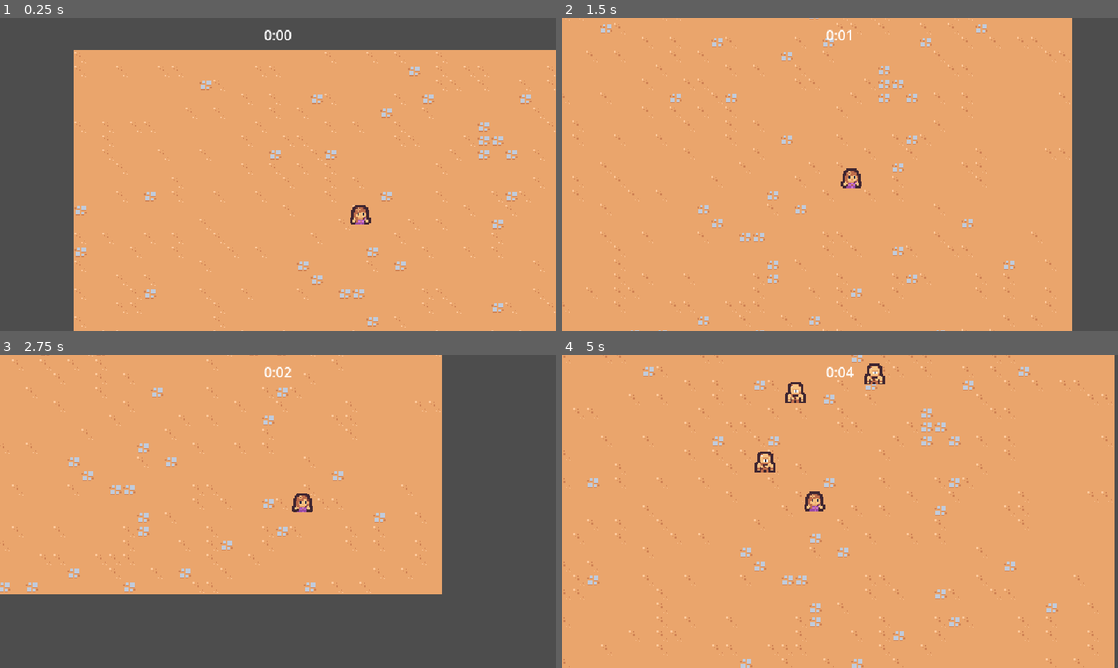
Above: before the commit, frames 1-4 (two rows, left to right).
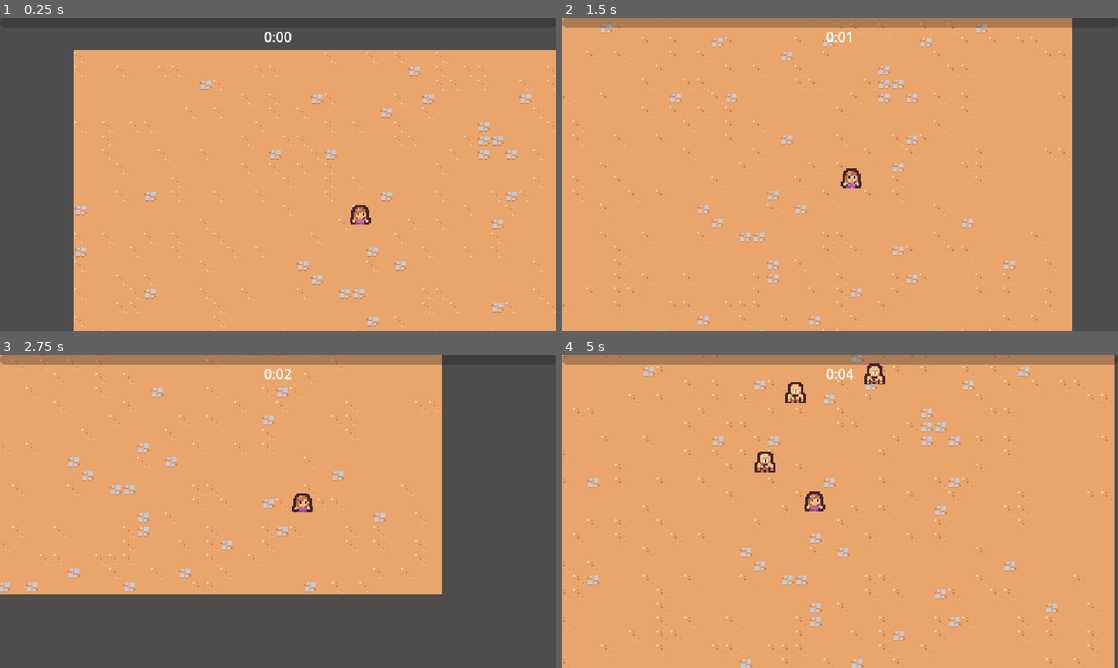
Above: after the commit, the same moments.

Repository: annehailer/cute-survivors
Game: Godot game, scene res://scenes/main/main.tscn
The game is run twice, just before and just after one commit, with the same random seed, the same clock (stepped at 60 frames per second) and the same inputs.
Inputs:
- Up to frame 1 (0.25 s): no input
- Up to frame 2 (1.5 s): hold Right (move_right) 0.53-1.28 s; hold Down (move_down) from 1.28 s (still down)
- Up to frame 3 (2.75 s): release Down (move_down) at 2.03 s; hold Right (move_right) from 2.03 s (still down)
- Up to frame 4 (5 s): release Right (move_right) at 2.78 s; hold Up (move_up) 2.78-3.53 s; hold Left (move_left) from 3.53 s (still down)

The runs differ from the first frame. In frame 1, 0.1% of the frame differs, in the area x 47-53%, y 3-8%; in frame 2, 2.9%; in frame 3, 2.6%; in frame 4, 3.2%, in the area x 0-100%, y 0-8%.

Commit message:
feat: resource upgrade

Diff:
--- /dev/null
+++ b/resources/upgrades/ability_upgrade.gd
@@ -0,0 +1,6 @@
+extends Resource
+class_name AbilityUpgrade
+
+@export var id: String
+@export var name: String
+@export_multiline var description: String
--- /dev/null
+++ b/resources/upgrades/sword_rate.tres
@@ -0,0 +1,9 @@
+[gd_resource type="Resource" format=3 uid="uid://6dxwmwjxi6pm"]
+
+[ext_resource type="Script" uid="uid://dydbfujja1q7y" path="res://resources/upgrades/ability_upgrade.gd" id="1_pyxp1"]
+
+[resource]
+script = ExtResource("1_pyxp1")
+id = "sword_rate"
+name = "Sword Quickness"
+description = "Increases sword attack rate by 10%."
--- a/scenes/UI/arena_time_ui.tscn
+++ b/scenes/UI/arena_time_ui.tscn
@@ -12,11 +12,11 @@
 grow_horizontal = 2
 grow_vertical = 2
 mouse_filter = 2
-theme_override_constants/margin_top = 8
+theme_override_constants/margin_top = 10
 
 [node name="Label" type="Label" parent="MarginContainer" unique_id=1851476146]
 unique_name_in_owner = true
 layout_mode = 2
 size_flags_horizontal = 4
 size_flags_vertical = 0
-text = "time"
+text = "0:00"
--- /dev/null
+++ b/scenes/UI/experience_bar.gd
@@ -0,0 +1,14 @@
+extends CanvasLayer
+
+@export var exp_manager: Node
+@onready var progress_bar: ProgressBar = $MarginContainer/ProgressBar
+
+
+func _ready():
+	progress_bar.value = 0
+	exp_manager.exp_updated.connect(on_exp_updated)
+
+
+func on_exp_updated(current_exp: float, target_exp: float):
+	var percent = current_exp / target_exp
+	progress_bar.value = percent * 100
--- /dev/null
+++ b/scenes/UI/experience_bar.tscn
@@ -0,0 +1,21 @@
+[gd_scene format=3 uid="uid://gwhgilkmq8l4"]
+
+[ext_resource type="Script" uid="uid://bmcnios6uyl8a" path="res://scenes/UI/experience_bar.gd" id="1_c30mw"]
+
+[node name="ExperienceBar" type="CanvasLayer" unique_id=1025351203]
+script = ExtResource("1_c30mw")
+
+[node name="MarginContainer" type="MarginContainer" parent="." unique_id=1817391648]
+anchors_preset = 15
+anchor_right = 1.0
+anchor_bottom = 1.0
+grow_horizontal = 2
+grow_vertical = 2
+mouse_filter = 2
+
+[node name="ProgressBar" type="ProgressBar" parent="MarginContainer" unique_id=1082069421]
+custom_minimum_size = Vector2(0, 11)
+layout_mode = 2
+mouse_filter = 2
+value = 0.5
+show_percentage = false
--- a/scenes/component/vial_drop_component.gd
+++ b/scenes/component/vial_drop_component.gd
@@ -1,6 +1,6 @@
 extends Node
 
-@export_range(0, 1) var drop_pecent: float = 0.5
+@export_range(0, 1) var drop_pecent: float = 1
 @export var health_component: Node
 @export var vial_scene: PackedScene
 
--- a/scenes/main/main.tscn
+++ b/scenes/main/main.tscn
@@ -5,19 +5,27 @@
 [ext_resource type="TileSet" uid="uid://bjpjvo58obrps" path="res://resources/tileset.tres" id="1_iuonh"]
 [ext_resource type="PackedScene" uid="uid://b0nyiy4t0trh1" path="res://scenes/managers/enemy_manager.tscn" id="1_l3cfh"]
 [ext_resource type="PackedScene" uid="uid://c1c2wd4se4vrg" path="res://scenes/managers/arena_time_manager.tscn" id="2_ow5a4"]
+[ext_resource type="PackedScene" uid="uid://gwhgilkmq8l4" path="res://scenes/UI/experience_bar.tscn" id="2_yyfjg"]
 [ext_resource type="PackedScene" uid="uid://6k3lnp08l0xa" path="res://scenes/game_camera/game_camera.tscn" id="3_k2fmo"]
 [ext_resource type="PackedScene" uid="uid://dxa384qseosaw" path="res://scenes/managers/exp_manager.tscn" id="4_yyfjg"]
+[ext_resource type="PackedScene" uid="uid://bk61f2gr8tmxu" path="res://scenes/managers/upgrade_manager.tscn" id="6_b1x3f"]
 
 [node name="Main" type="Node" unique_id=1064688048]
 
 [node name="ArenaTimeUI" parent="." unique_id=289628378 node_paths=PackedStringArray("arena_time_manager") instance=ExtResource("1_6q06x")]
 arena_time_manager = NodePath("../ArenaTimeManager")
 
+[node name="ExperienceBar" parent="." unique_id=1025351203 node_paths=PackedStringArray("exp_manager") instance=ExtResource("2_yyfjg")]
+exp_manager = NodePath("../ExpManager")
+
 [node name="ArenaTimeManager" parent="." unique_id=1737489471 instance=ExtResource("2_ow5a4")]
 
 [node name="EnemySpawnerManager" parent="." unique_id=1241279670 instance=ExtResource("1_l3cfh")]
 
 [node name="ExpManager" parent="." unique_id=1412573870 instance=ExtResource("4_yyfjg")]
+
+[node name="UpgradeManager" parent="." unique_id=1826587050 node_paths=PackedStringArray("exp_manager") instance=ExtResource("6_b1x3f")]
+exp_manager = NodePath("../ExpManager")
 
 [node name="GameCamera" parent="." unique_id=1025735755 instance=ExtResource("3_k2fmo")]
 
--- a/scenes/managers/exp_manager.gd
+++ b/scenes/managers/exp_manager.gd
@@ -1,14 +1,27 @@
 extends Node
 
+signal exp_updated(current_exp: float, target_exp: float)
+signal level_up(new_level: int)
+
+const TARGET_EXP_GROWTH = 5
+
 var current_exp = 0
+var current_level = 1
+var target_exp = 5
 
 
 func _ready():
 	GameEvents.exp_vial_collected.connect(on_exp_vial_collected)
 
 func increment_exp(number: int):
-	current_exp += number
-	print(current_exp)
+	current_exp = min(current_exp + number, target_exp)
+	exp_updated.emit(current_exp, target_exp)
+	if current_exp == target_exp:
+		current_exp += 1
+		target_exp += TARGET_EXP_GROWTH
+		current_exp = 0
+		exp_updated.emit(current_exp, target_exp)
+		level_up.emit(current_level)
 
 func on_exp_vial_collected(number: float):
 	increment_exp(number)
--- /dev/null
+++ b/scenes/managers/upgrade_manager.gd
@@ -0,0 +1,25 @@
+extends Node
+
+@export var upgrade_pool: Array[AbilityUpgrade]
+@export var exp_manager: Node
+
+var current_upgrades = {}
+
+
+func _ready():
+	exp_manager.level_up.connect(on_level_up)
+
+
+func on_level_up(current_level: int):
+	var chosen_upgrade = upgrade_pool.pick_random() as AbilityUpgrade
+	if chosen_upgrade == null:
+		return
+
+	var has_upgrade = current_upgrades.has(chosen_upgrade.id)
+	if !has_upgrade:
+		current_upgrades[chosen_upgrade.id] = {
+			"resource": chosen_upgrade,
+			"quantity": 1
+		}
+	else:
+		current_upgrades[chosen_upgrade.id]["quantity"] += 1
--- /dev/null
+++ b/scenes/managers/upgrade_manager.tscn
@@ -0,0 +1,9 @@
+[gd_scene format=3 uid="uid://bk61f2gr8tmxu"]
+
+[ext_resource type="Script" uid="uid://d3r51a4y74jvi" path="res://scenes/managers/upgrade_manager.gd" id="1_04hjb"]
+[ext_resource type="Script" uid="uid://dydbfujja1q7y" path="res://resources/upgrades/ability_upgrade.gd" id="2_h5slu"]
+[ext_resource type="Resource" uid="uid://6dxwmwjxi6pm" path="res://resources/upgrades/sword_rate.tres" id="3_y3w1s"]
+
+[node name="UpgradeManager" type="Node" unique_id=1826587050]
+script = ExtResource("1_04hjb")
+upgrade_pool = Array[ExtResource("2_h5slu")]([ExtResource("3_y3w1s")])
Not shown, added: resources/upgrades/ability_upgrade.gd.uid
Not shown, added: scenes/UI/experience_bar.gd.uid
Not shown, added: scenes/managers/upgrade_manager.gd.uid
